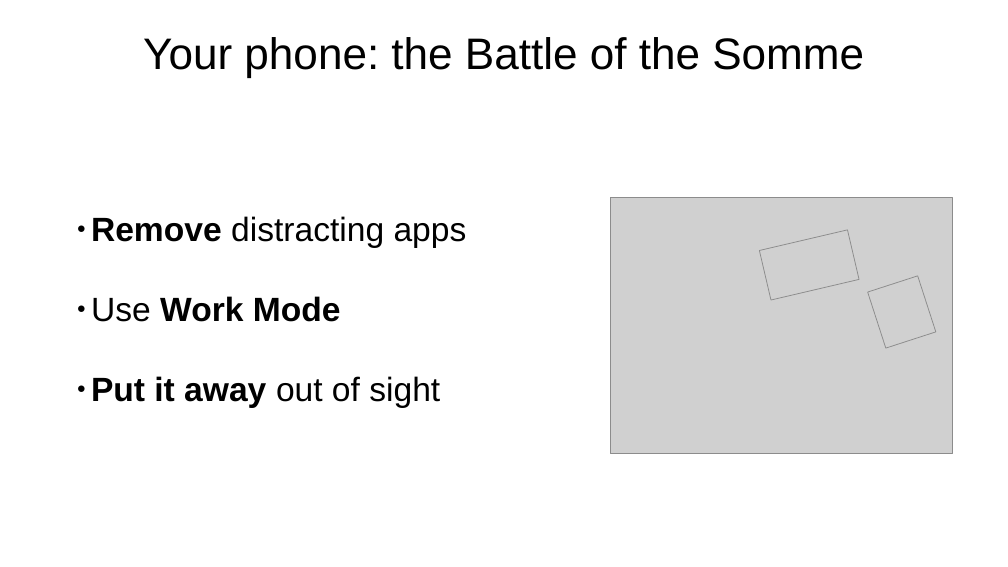
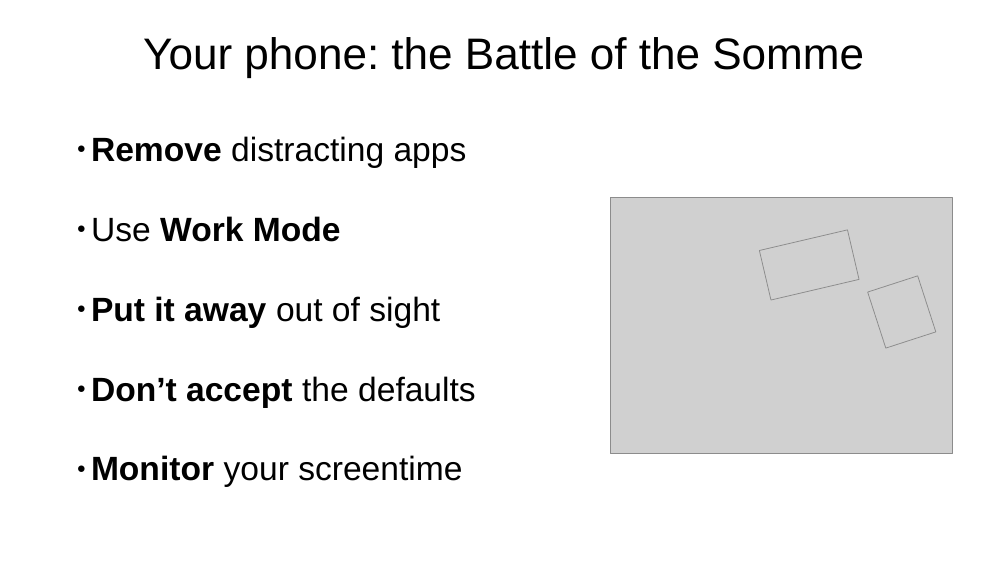
Before and after one commit to arnegevaert/SC26, a slide deck: slide 13 of personal_effectiveness.odp (slide 12 before the commit). Drawn at 1008x567 pixels with LibreOffice and Linux fonts; fonts in the diff are those of the drawing; grey boxes stand for pictures. Boxes give left, top, right and bottom in pixels: in the first picture for what was removed or moved away, otherwise in the second. Text is boxed around its words. In the diff, an @@ line names an element or a change of style, - is before the commit and + after.

```diff
--- a/personal_effectiveness.odp
+++ b/personal_effectiveness.odp
@@ text at [91,376,476,487]: paragraphs added @@
+● Don’t accept the defaults
+● Monitor your screentime
```
Also in this commit, not shown: 6 other slides changed, 14 slides added, 5 slides removed.
